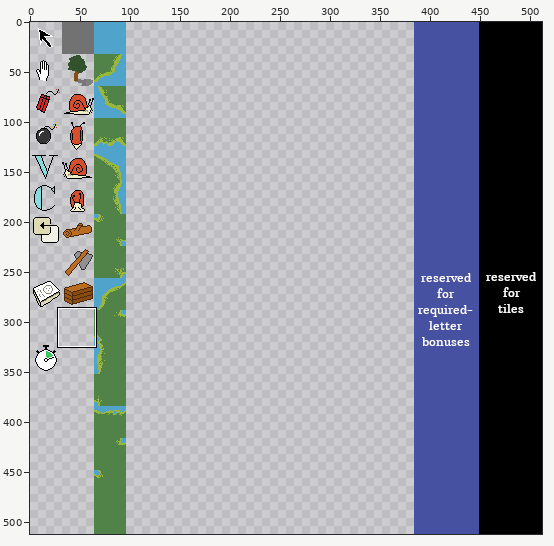
A sprite sheet gets an edit: public/assets/toolbar.png. The first picture is a wide view before the edit; the outline marks the close-up.
Close-up. Before the commit:
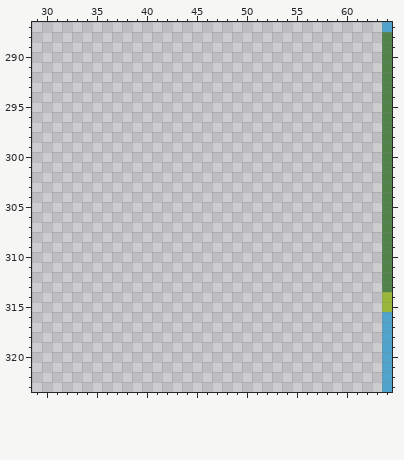
The file is 512x512 pixels. Colours within 5 levels of each other are drawn and written as one. Shown: x 29..64, y 287..323.
Once edited:
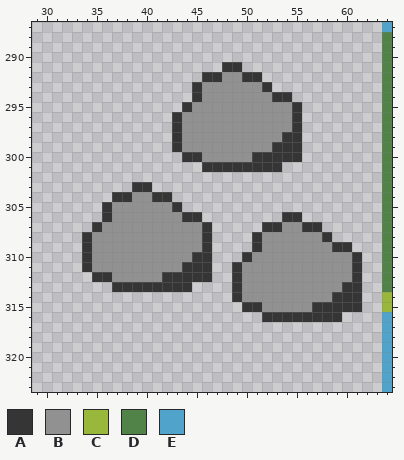
Palette (. is transparent): A #353535  B #919191  C #99b73a  D #518349  E #50a4cb
Change:
Changed rows in their new state; - is an unchanged pixel.
first column x 34:
291 --------------AA------------
292 ------------AABBAA----------
293 -----------ABBBBBBA---------
294 -----------ABBBBBBBAA-------
295 ----------ABBBBBBBBBBA------
296 ---------ABBBBBBBBBBBA------
297 ---------ABBBBBBBBBBBA------
298 ---------ABBBBBBBBBBAA------
299 ---------ABBBBBBBBBAAA------
300 ----------AABBBBBAAAAA------
301 ------------AAAAAAAA--------
303 -----AA---------------------
304 ---AABBAA-------------------
305 --ABBBBBBA------------------
306 --ABBBBBBBAA--------AA------
307 -ABBBBBBBBBBA-----AABBAA----
308 ABBBBBBBBBBBA----ABBBBBBA---
309 ABBBBBBBBBBBA----ABBBBBBBAA-
310 ABBBBBBBBBBAA---ABBBBBBBBBBA
311 ABBBBBBBBBAAA--ABBBBBBBBBBBA
312 -AABBBBBAAAAA--ABBBBBBBBBBBA
313 ---AAAAAAAA----ABBBBBBBBBBAA
314 ---------------ABBBBBBBBBAAA
315 ----------------AABBBBBAAAAA
316 ------------------AAAAAAAA--
Boxes around the changes in both close-ups, in picture pixels (x1, y1, x2, y2):
added: (82, 62, 362, 322)
